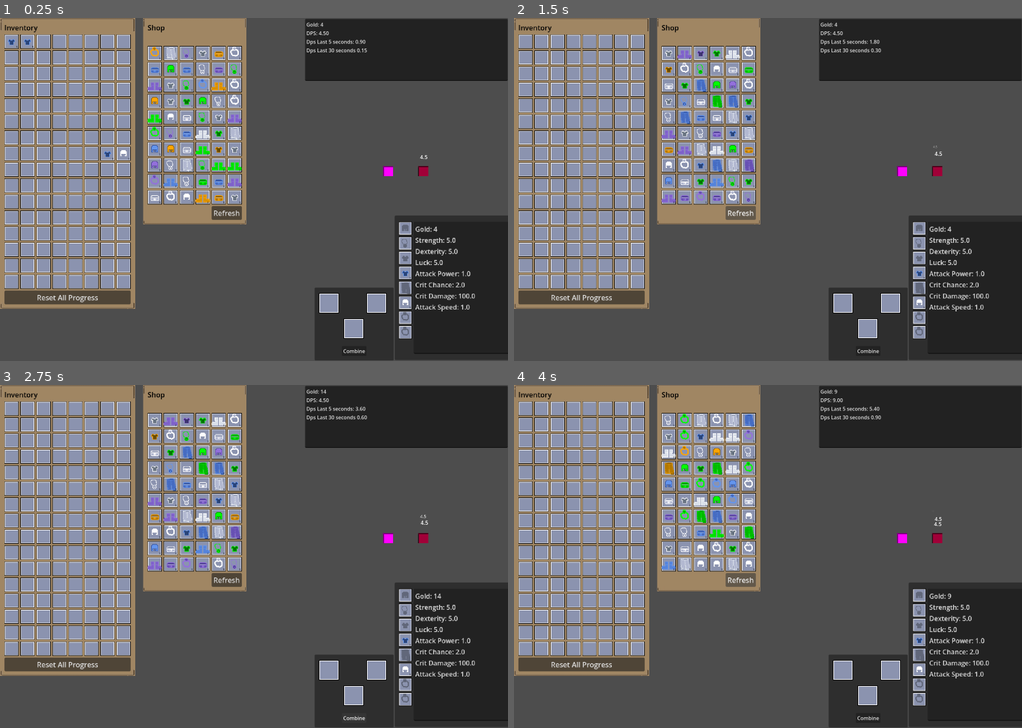
Above: before the commit, frames 1-4 (two rows, left to right).
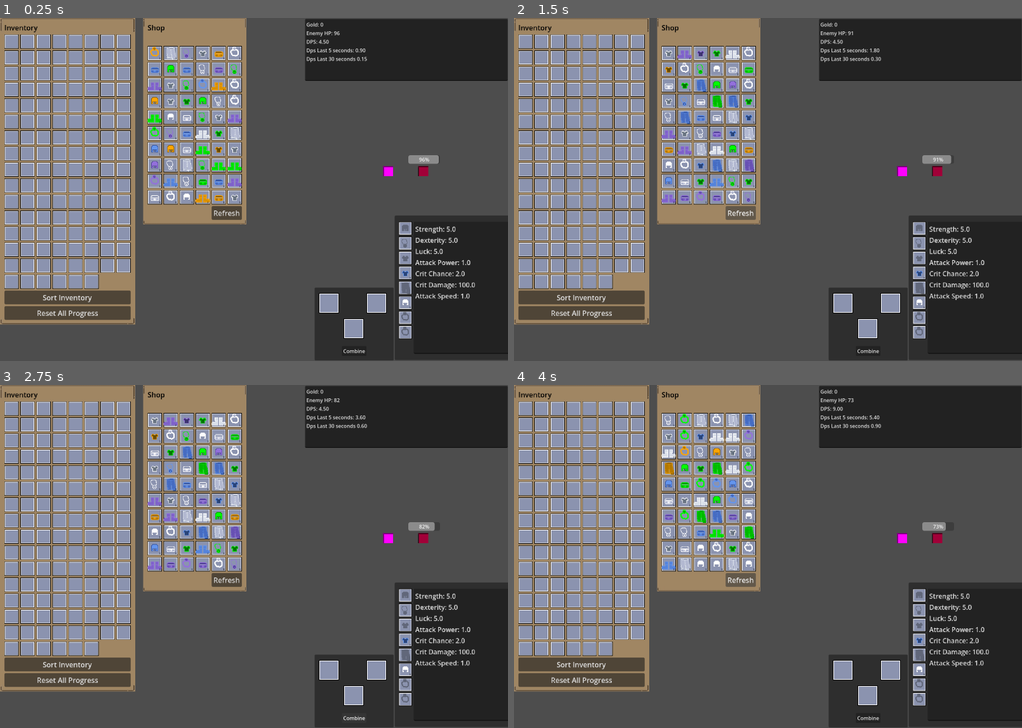
Above: after the commit, the same moments.

Repository: rodrigo-travessa/idleDummyTarget
Game: Godot game, scene res://main.tscn
Two runs of this game, one before a commit and one after it. Both use one fixed random seed, a clock stepped at 60 frames per second and the inputs below.
Inputs (mouse positions are in pixels of both pictures, inside the frame that each line leads up to):
- Up to frame 1 (0.25 s): no input
- Up to frame 2 (1.5 s): click (580, 295) at 0.5 s, where only the run after the commit has a clickable "Sort Inventory"; click "Refresh" at 1.25 s
- Up to frame 3 (2.75 s): click "Combine" at 2 s
- Up to frame 4 (4 s): click (580, 662) at 2.75 s, where only the run after the commit has a clickable "Sort Inventory"; click "Refresh" at 3.5 s

The runs differ from the first frame. In frame 1, 2.4% of the frame differs, in the area x 0-94%, y 0-90%; in frame 2, 2.3%; in frame 3, 2.3%; in frame 4, 2.2%.
Error before the commit: Out of bounds get index '8' (on base: 'Array[int]') (res://GameComponents/ItemSystem/Inventory/inventory_window.gd:100)
Error after the commit: Out of bounds get index '8' (on base: 'Array[int]') (res://GameComponents/ItemSystem/Inventory/inventory_window.gd:133)

Commit message:
.

Diff:
--- a/Dummy/dummy.gd
+++ b/Dummy/dummy.gd
@@ -3,6 +3,9 @@
 var damage_text_scene: Resource = preload("uid://dcd3vnwjq85qo")
 
 @export var stats: DummyStats = DummyStats.new()
+@export var max_hp: float = 100.0
+
+@onready var hp_bar: ProgressBar = $HpBar
 var crit_label_settings: LabelSettings = LabelSettings.new()
 var normal_label_settings: LabelSettings = LabelSettings.new()
 
@@ -11,8 +14,34 @@
 	crit_label_settings.font_size = 20
 	normal_label_settings.font_color = Color(1, 1, 1, 1)
 
+	if stats:
+		stats.max_hp = max_hp
+		stats.reset()
+
+	_update_hp_bar()
+
+func _update_hp_bar() -> void:
+	if hp_bar and stats:
+		hp_bar.value = (stats.current_hp / stats.max_hp) * 100.0
+
+func take_damage(value: float, is_crit: bool) -> void:
+	_emit_damage_text(value, is_crit)
+	stats.current_hp -= value
+	_update_hp_bar()
+	if stats.current_hp <= 0:
+		_die()
+
+func _die() -> void:
+	# Award gold based on max HP (just an example formula)
+	var reward = stats.max_hp * 0.5
+	GlobalSignalBus.EnemyKilled.emit(reward)
+	stats.reset()
+	_update_hp_bar()
+	# Optional: add death animation or effect here
+
 func _emit_damage_text(value: float, is_crit: bool) -> void:
 	var damage_text_float = damage_text_scene.instantiate()
+	damage_text_float.global_position = global_position
 	if is_crit:
 		damage_text_float.label_settings = crit_label_settings
 	else:
--- a/Dummy/dummy.tscn
+++ b/Dummy/dummy.tscn
@@ -20,3 +20,11 @@
 modulate = Color(0.6321697, 0, 0.21938065, 1)
 material = SubResource("CanvasItemMaterial_2v26e")
 texture = SubResource("PlaceholderTexture2D_tx5ky")
+
+[node name="HpBar" type="ProgressBar" parent="." unique_id=1818212895]
+custom_minimum_size = Vector2(100, 0)
+offset_left = -47.0
+offset_top = -50.0
+offset_right = 53.0
+offset_bottom = -23.0
+value = 100.0
--- a/Dummy/dummy_stats.gd
+++ b/Dummy/dummy_stats.gd
@@ -7,6 +7,10 @@
 @export var hp_regen: float = 0.0
 @export var evasion: float = 0.0
 
+var current_hp: float = 100.0
+
+func reset() -> void:
+	current_hp = max_hp
 
 func get_stat(stat_id: Enums.DummyStats ) -> float:
 	match stat_id:
--- a/Environments/training_room.gd
+++ b/Environments/training_room.gd
@@ -14,6 +14,7 @@
 
 func _ready() -> void:
 	GlobalSignalBus.PlayerDamaged.connect(_on_player_damaged)
+	GlobalSignalBus.EnemyKilled.connect(_on_enemy_killed)
 	GlobalSignalBus.UpdateInventory.connect(_on_inventory_updated)
 	time_of_last_item_change = Time.get_ticks_msec() / 1000.0
 
@@ -149,8 +150,6 @@
 	if item_result_slot: item_result_slot.set_item_slot()
 
 func _on_player_damaged(amount: float) -> void:
-	if player and player.stats:
-		player.stats.total_gold += amount
 	damage_since_item_change += amount
 	damage_history.append([Time.get_ticks_msec() / 1000.0, amount])
 
@@ -159,6 +158,10 @@
 	while damage_history.size() > 0 and current_time - damage_history[0][0] > 60.0:
 		damage_history.remove_at(0)
 
+func _on_enemy_killed(reward: float) -> void:
+	if player and player.stats:
+		player.stats.total_gold += reward
+
 func _process(_delta: float) -> void:
 	update_dps_ui()
 
@@ -177,7 +180,9 @@
 	var dps_item_change = damage_since_item_change / time_since_item_change
 
 	var current_gold = player.stats.total_gold if player and player.stats else 0.0
+	var enemy_hp = player.target.stats.current_hp if player and player.target and player.target.stats else 0.0
 	var text = "Gold: %.0f \n" % current_gold
+	text += "Enemy HP: %.0f\n" % enemy_hp
 	text += "DPS: %.2f\n" % dps_1s
 	text += "Dps Last 5 seconds: %.2f\n" % dps_5s
 	text += "Dps Last 30 seconds %.2f\n" % dps_30s
--- a/GameComponents/Core_Components/global_signal_bus.gd
+++ b/GameComponents/Core_Components/global_signal_bus.gd
@@ -3,6 +3,7 @@
 
 signal UpdateInventory
 signal PlayerDamaged(amount: float)
+signal EnemyKilled(reward: float)
 
 func _ready() -> void:
 	print("GSB Ready")
--- a/GameComponents/ItemSystem/Inventory/TestInventory.tres
+++ b/GameComponents/ItemSystem/Inventory/TestInventory.tres
@@ -2,10 +2,8 @@
 
 [ext_resource type="Script" uid="uid://b01ajb4mant13" path="res://GameComponents/ItemSystem/Items/item_data.gd" id="1_j6bu7"]
 [ext_resource type="Script" uid="uid://belnut1ckps7i" path="res://GameComponents/ItemSystem/Inventory/inventory_data.gd" id="2_bpaod"]
-[ext_resource type="Resource" uid="uid://drgolc0n86unh" path="res://GameComponents/ItemSystem/Items/TestItem1.tres" id="2_fu4u4"]
-[ext_resource type="Resource" uid="uid://1nua3uxkweuf" path="res://GameComponents/ItemSystem/Items/TestItem2.tres" id="3_5iywf"]
 
 [resource]
 script = ExtResource("2_bpaod")
-item_data = Array[ExtResource("1_j6bu7")]([ExtResource("2_fu4u4"), ExtResource("2_fu4u4"), null, null, null, null, null, null, null, null, null, null, null, null, null, null, null, null, null, null, null, null, null, null, null, null, null, null, null, null, null, null, null, null, null, null, null, null, null, null, null, null, null, null, null, null, null, null, null, null, null, null, null, null, null, null, null, null, null, null, null, null, ExtResource("2_fu4u4"), ExtResource("3_5iywf"), null, null, null, null, null, null, nu …(346 unchanged characters)…
+item_data = Array[ExtResource("1_j6bu7")]([null, null, null, null, null, null, null, null, null, null, null, null, null, null, null, null, null, null, null, null, null, null, null, null, null, null, null, null, null, null, null, null, null, null, null, null, null, null, null, null, null, null, null, null, null, null, null, null, null, null, null, null, null, null, null, null, null, null, null, null, null, null, null, null, null, null, null, null, nu …(346 unchanged characters)…
 metadata/_custom_type_script = "uid://belnut1ckps7i"
--- a/GameComponents/ItemSystem/Inventory/inventory_window.gd
+++ b/GameComponents/ItemSystem/Inventory/inventory_window.gd
@@ -46,6 +46,7 @@
 	connect_signals()
 	update_stats_display()
 	%DeleteInventoryButton.pressed.connect(_on_delete_inventory_button_pressed)
+	%SortInventoryButton.pressed.connect(_on_sort_inventory_pressed)
 
 func _on_delete_inventory_button_pressed() -> void:
 	if inventory_data and inventory_data.item_data:
@@ -58,6 +59,38 @@
 
 	SaveManager.save_game(inventory_data, equipment_data, player.stats if player else null)
 	GlobalSignalBus.UpdateInventory.emit()
+
+func _on_sort_inventory_pressed() -> void:
+	if not inventory_data or not inventory_data.item_data:
+		return
+
+	# Create a copy of the items, removing nulls temporarily for sorting
+	var items = []
+	for item in inventory_data.item_data:
+		if item:
+			items.append(item)
+
+	# Sort: Primarily by rarity (stats count) then by type
+	items.sort_custom(func(a, b):
+		var rarity_a = a.item_stats.size()
+		var rarity_b = b.item_stats.size()
+
+		if rarity_a != rarity_b:
+			return rarity_a > rarity_b # Higher rarity first
+
+		return a.item_type < b.item_type # Group similar types
+	)
+
+	# Clear inventory and put items back
+	var old_size = inventory_data.item_data.size()
+	inventory_data.item_data.clear()
+	inventory_data.item_data.assign(items)
+	inventory_data.item_data.resize(old_size)
+
+	GlobalSignalBus.UpdateInventory.emit()
+
+	var player = get_tree().root.find_child("Player", true, false)
+	SaveManager.save_game(inventory_data, equipment_data, player.stats if player else null)
 
 func update_stats_display() -> void:
 	var player = get_tree().root.find_child("Player", true, false)
--- a/GameComponents/ItemSystem/Inventory/inventory_window.tscn
+++ b/GameComponents/ItemSystem/Inventory/inventory_window.tscn
@@ -56,6 +56,11 @@
 layout_mode = 2
 columns = 8
 
+[node name="SortInventoryButton" type="Button" parent="Inventory/MarginContainer/VBoxContainer" unique_id=1279060398]
+unique_name_in_owner = true
+layout_mode = 2
+text = "Sort Inventory"
+
 [node name="DeleteInventoryButton" type="Button" parent="Inventory/MarginContainer/VBoxContainer" unique_id=1279060399]
 unique_name_in_owner = true
 layout_mode = 2
--- a/GameComponents/UI_Components/damage_text_float.gd
+++ b/GameComponents/UI_Components/damage_text_float.gd
@@ -4,4 +4,5 @@
 
 func _ready():
 	tween = get_tree().create_tween()
-	tween.tween_property(self, "global_position", get_parent().global_position + Vector2(0, -250), Tween.TRANS_BOUNCE)
+	tween.tween_property(self, "global_position", global_position + Vector2(0, -250), 1.0).set_trans(Tween.TRANS_BOUNCE)
+	tween.tween_callback(queue_free)
--- a/Player/player.gd
+++ b/Player/player.gd
@@ -47,7 +47,7 @@
 			var attack_result = calculate_damage()
 			var damage_dealt = attack_result[0]
 			var is_crit = attack_result[1]
-			target._emit_damage_text(damage_dealt, is_crit)
+			target.take_damage(damage_dealt, is_crit)
 			GlobalSignalBus.PlayerDamaged.emit(damage_dealt)
 			time_until_next_attack = delay_between_attacks
 		time_until_next_attack -= delta
--- a/Player/player_stats.gd
+++ b/Player/player_stats.gd
@@ -80,7 +80,6 @@
 func get_stat_string() -> String:
 	var stats_string: String = ""
 
-	stats_string += "Gold: %.0f \n" % total_gold
 	stats_string += "Strength: %s \n" % get_stat(Enums.StatId.STRENGTH)
 	stats_string += "Dexterity: %s \n" % get_stat(Enums.StatId.DEXTERITY)
 	stats_string += "Luck: %s \n" % get_stat(Enums.StatId.LUCK)
--- a/project.godot
+++ b/project.godot
@@ -12,7 +12,7 @@
 
 config/name="IdleDummyTarget"
 run/main_scene="uid://byncku7upsv1k"
-config/features=PackedStringArray("4.6", "Forward Plus")
+config/features=PackedStringArray("4.7", "Forward Plus")
 config/icon="res://icon.svg"
 
 [autoload]
@@ -25,6 +25,10 @@
 
 window/size/viewport_width=1600
 window/size/viewport_height=1080
+
+[dotnet]
+
+project/assembly_name="IdleDummyTarget"
 
 [input]
 
Not shown: 1 places in main.tscn that only renumber resources
